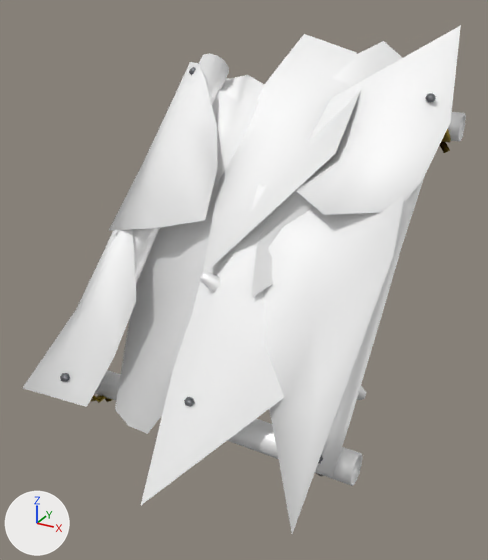
The FBX model Objects/Mesh/Parts/RaftLeafRoof.fbx, before and after one commit.
Both versions are drawn from a camera (50 mm lens) standing at (0.0412, -0.0761, 0.0301) and looking at (0.0006, -0.0023, -0.0068). Arrows for +X, +Y and +Z are at lower left; the lights stay in place. Where no turn or scale is listed for an object, it has been applied to the vertices. Vertices at the same position are counted once.

The scene before the commit, as lines of its bpy script (objects in view):
```python
me_mesh_002 = bpy.data.meshes.new('Mesh.002')
me_mesh_002.from_pydata(...)  # 1304 vertices, 1453 faces; spans x -0.0248..0.022, y -0.027..0.026, z -0.0266..0.0248
# faces by material slot: [60, 588, 795, 10]
me_mesh_002.materials.append(mat_submesh0_leaves_002)  # its picture is missing
me_mesh_002.materials.append(mat_bark_005)  # its picture is missing
me_mesh_002.materials.append(mat_lambert2_005)  # picture img_obj_containers_seed_dif_tga
me_mesh_002.materials.append(mat_innerwood_005)  # its picture is missing
ob_obj_harvests_trees_spruce03_p05 = bpy.data.objects.new('obj_harvests_trees_spruce03_p05', me_mesh_002)
ob_obj_harvests_trees_spruce03_p05.location = (0.0, 0.0, 0.0)
```
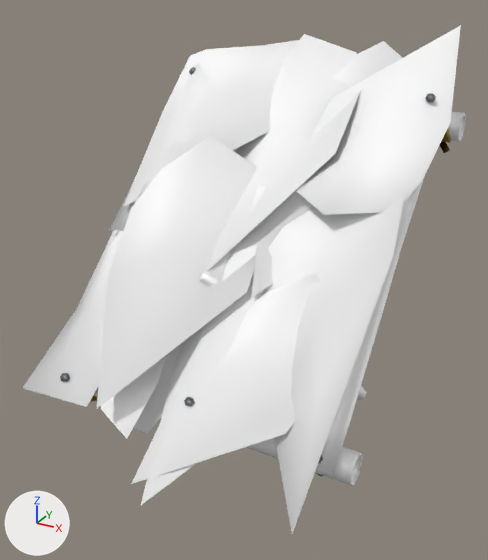
The change, as a diff of the scene's bpy script:
```diff
--- a/Objects/Mesh/Parts/RaftLeafRoof.fbx.py
+++ b/Objects/Mesh/Parts/RaftLeafRoof.fbx.py
@@ me_mesh_002 @@
 # used by ob_obj_harvests_trees_spruce03_p05; location = (0.0, 0.0, 0.0)
 # verts and faces of me_mesh_002; kept vertices keep their numbers, new ones are numbered from 1304
-me_mesh_002.from_pydata(...)  # 1304 vertices, 1453 faces; spans x -0.0248..0.022, y -0.027..0.026, z -0.0266..0.0248
+me_mesh_002.from_pydata(...)  # 1344 vertices, 1475 faces; spans x -0.0248..0.022, y -0.027..0.026, z -0.0266..0.0248
+# me_mesh_002 part 1: the loose piece of 13 vertices spanning x -0.0248..-0.0118, y -0.022..0.0051, z -0.0212..-0.0001 is copied, and the copy is multiplied about its middle by the matrix ((-0.895, 0.375, -0.243), (0.204, -0.14, -0.969), (-0.398, -0.916, 0.048)), then moved by (0.0056, -0.0012, -0.0015); it spans x -0.02..-0.0046, y -0.0225..0.0033, z -0.0218..0.0016
+# me_mesh_002 part 2: the loose piece of 9 vertices spanning x 0.0036..0.0218, y -0.0005..0.0248, z 0.0035..0.0248 is copied, and the copy is multiplied about its middle by the matrix ((-0.986, -0.144, -0.085), (0.092, -0.043, -0.995), (0.139, -0.989, 0.056)), then moved by (-0.0053, -0.0273, -0.0286); it spans x -0.0021..0.0175, y -0.0256..-0.0037, z -0.0254..-0.0028
+# me_mesh_002 part 3: the loose piece of 9 vertices spanning x -0.0105..0.0093, y -0.0064..0.0229, z -0.0055..0.0231 is copied, and the copy is multiplied about its middle by the matrix ((0.91, -0.315, 0.269), (0.309, 0.949, 0.064), (-0.276, 0.025, 0.961)), then moved by (-0.0059, -0.0162, -0.0133); it spans x -0.0178..0.0032, y -0.0236..0.0066, z -0.0178..0.0102
+# me_mesh_002 part 4
+verts[1304] = (-0.002, 0.0249, 0.0225)  # pixel (314, 37)
+verts[1305] = (-0.019, 0.0209, 0.0204)  # pixel (206, 49)
+verts[1306] = (-0.0026, 0.0112, 0.0106)  # pixel (269, 131)
+verts[1307] = (-0.0224, 0.0129, 0.0115)  # pixel (162, 111)
+verts[1308] = (-0.0102, 0.0234, 0.0211)  # pixel (262, 45)
+verts[1309] = (-0.0193, -0.0023, 0.0004)  # pixel (123, 207)
+verts[1310] = (-0.0212, 0.0194, 0.0194)  # pixel (189, 55)
+verts[1311] = (-0.014, 0.0146, 0.0147)  # pixel (213, 93)
+verts[1312] = (-0.0008, 0.021, 0.0177)
+faces += [(1304, 1308, 1311, 1312), (1305, 1310, 1311, 1308), (1307, 1309, 1311, 1310), (1306, 1312, 1311, 1309)]  # mat_submesh0_leaves_002 (its picture is missing)
 me_mesh_002.materials.append(mat_submesh0_leaves_002)
```

Where the change shows, as pixel boxes (x1, y1, x2, y2) in the pictures (488 x 560 px):
part 1 of me_mesh_002, added: after (101, 324, 166, 439)
part 2 of me_mesh_002, added: after (131, 273, 320, 484)
part 3 of me_mesh_002, added: after (97, 136, 257, 408)
part 4 of me_mesh_002, added: after (123, 40, 299, 207)
